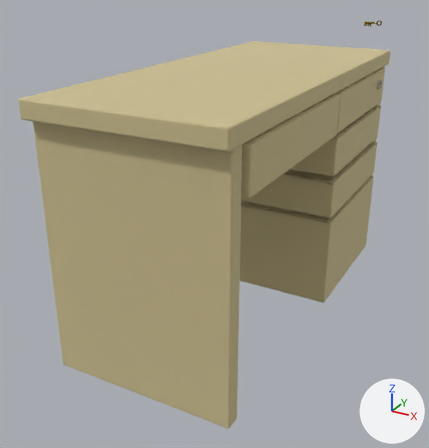
Before and after pictures for a commit that changed the FBX model LeaveRoom/Assets/Models/Kuma/Fbx/desk_and_key.fbx.
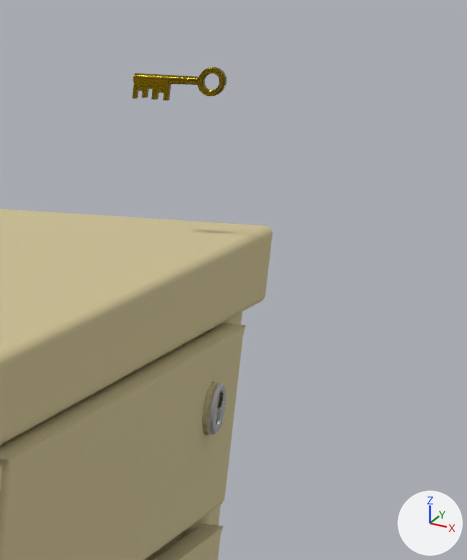
Each version appears first whole from a 50 mm lens placed at (5.49, -10.85, 2.17), pointed at (-0.26, -0.4, -3.05), and next in a close-up on the part from 79% to 99% of the width and 2% to 25% of the height. The lights are fixed; the arrows at lower right show +X, +Y and +Z. Where no turn or scale is listed for an object, it has been applied to the vertices. Vertices at the same position are counted once.
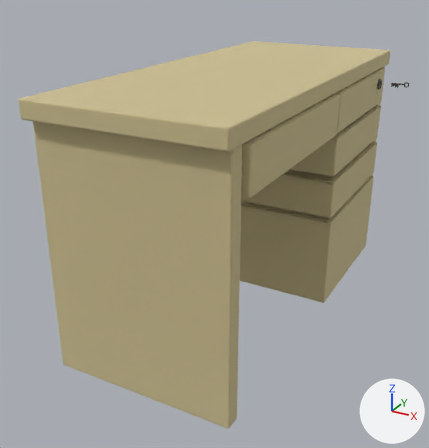
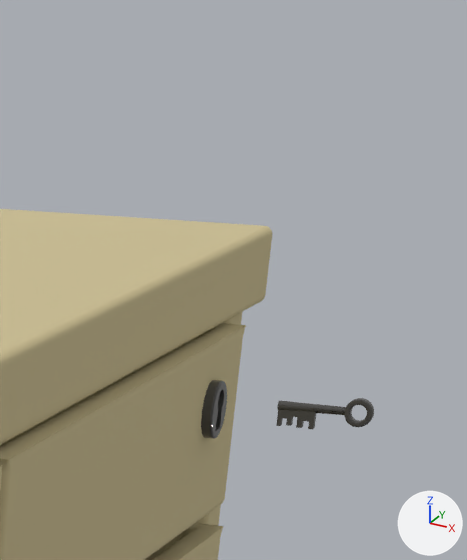
Boxes (x1, y1, x2, y2) around the edits, measured in the close-ups (467 x 560 px):
'Cylinder.001', recoloured, surface changed, moved
    before: (132, 67, 227, 101)
    after: (276, 398, 374, 429)
'Cylinder', recoloured, surface changed, reshaped, moved, rescaled
    before: (203, 383, 226, 435)
    after: (201, 380, 227, 439)

The change, as a diff of the scene's bpy script:
```diff
--- a/LeaveRoom/Assets/Models/Kuma/Fbx/desk_and_key.fbx.py
+++ b/LeaveRoom/Assets/Models/Kuma/Fbx/desk_and_key.fbx.py
@@ mat_key @@
 mat_key = principled_material('key')
-mat_key.base_color = (0.233, 0.163, 0.0082)  # yellow #857016
-mat_key.metallic = 1.0
-mat_key.roughness = 0.197
+mat_key.base_color = (0.0732, 0.0718, 0.0678)  # dark grey #4c4c4a
+mat_key.roughness = 0.0
@@ me_cylinder_003 @@
 # used by ob_cylinder; location = (1.966, 3.724, -0.495); rotation_euler = (1.571, 1.571, 0.0), in degrees (90, 90, 0); scale = (0.973, 0.973, 0.973)
-me_cylinder_003.from_pydata(...)  # 294 vertices, 189 faces; spans x -0.117..0.117, y -0.138..0.053, z -0.117..0.118
-me_cylinder_003.materials.append(mat_silver)  # light grey #c6c6c6
+me_cylinder_003.from_pydata(...)  # 4622 vertices, 4473 faces; spans x -0.994..0.994, y -1.0..1.0, z -0.994..0.994
+# me_cylinder_003 part 1: 294 vertices removed from x -0.117..0.117, y -0.138..0.053, z -0.117..0.118; 4622 vertices added at x -0.994..0.994, y -1.0..1.0, z -0.994..0.994
+me_cylinder_003.materials.append(mat_key)  # dark grey #4c4c4a
@@ ob_cylinder @@
 ob_cylinder = bpy.data.objects.new('Cylinder', me_cylinder_003)
-ob_cylinder.location = (1.966, 3.724, -0.495)
+ob_cylinder.location = (1.929, 3.72, -0.495)
 ob_cylinder.rotation_euler = (1.571, 1.571, 0.0)  # degrees (90, 90, 0)
-ob_cylinder.scale = (0.973, 0.973, 0.973)
+ob_cylinder.scale = (-0.128, -0.0923, -0.128)
@@ ob_cylinder_001 @@
 ob_cylinder_001 = bpy.data.objects.new('Cylinder.001', me_cylinder_006)
-ob_cylinder_001.location = (1.641, 4.107, 0.854)
+ob_cylinder_001.location = (2.543, 3.676, -0.454)
```
